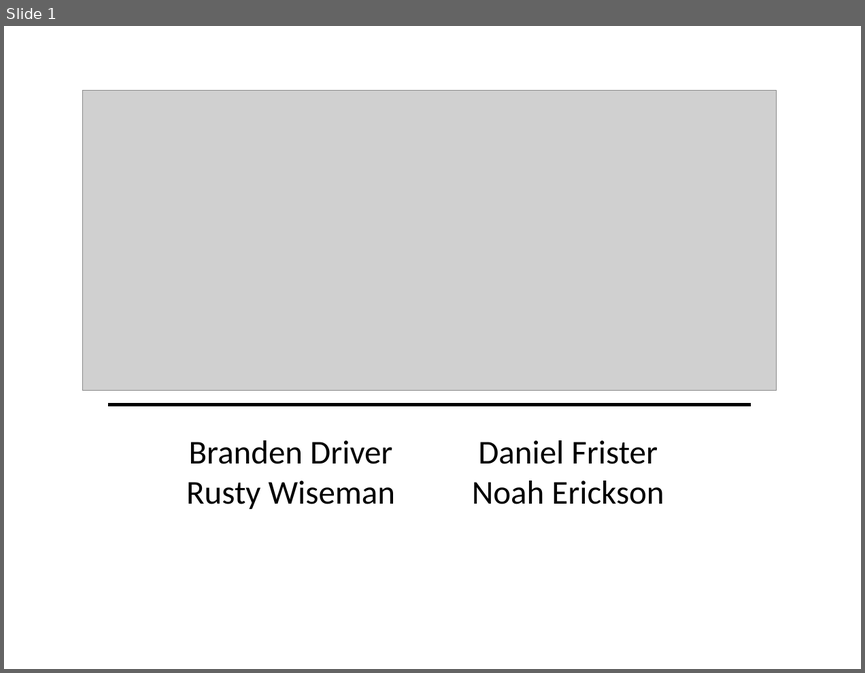
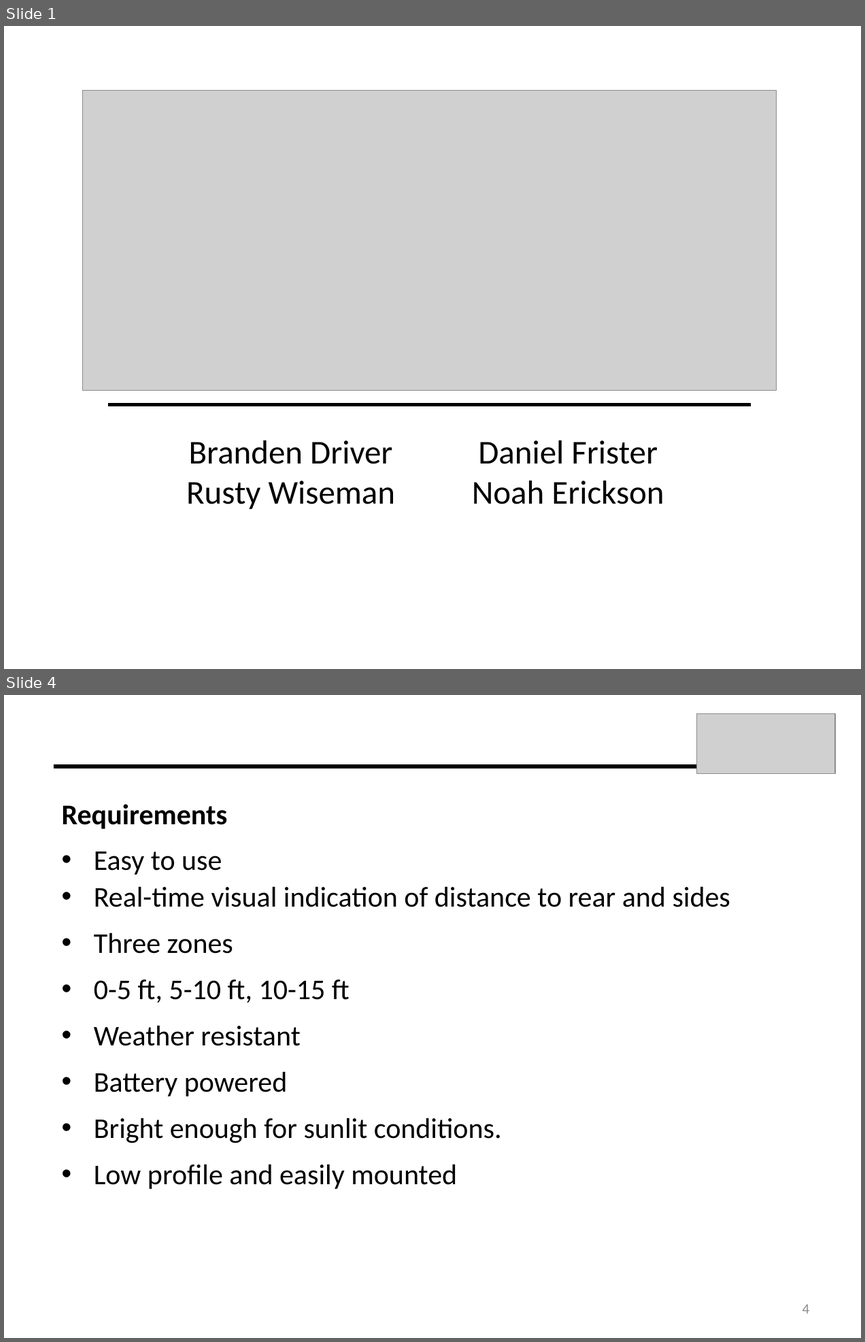
Before and after one commit to dfrister/Practicum2014, a slide deck: Presentation/T04_Presentation.pptx. Shown one above the other, each under a label of ours: slide 1 before the commit, slides 1 and 4 after it; the slides between them are not shown. The pictures are 865x673 and 865x1342 pixels, drawn with LibreOffice and Linux fonts; fonts in the diff are those of the drawing; grey boxes stand for pictures. Boxes give left, top, right and bottom in pixels: in the first picture for what was removed or moved away, otherwise in the second. Text is boxed around its words. In the diff, an @@ line names an element or a change of style, - is before the commit and + after.

```diff
--- a/Presentation/T04_Presentation.pptx
+++ b/Presentation/T04_Presentation.pptx
@@ slide 4 added at (4,695,861,1338), background #FFFFFF @@
@@ picture added at (696,714,835,774) @@
@@ line added from (696, 766) to (54, 766), #000000 3 pt @@
@@ text added at (62,804,730,1189), 24 pt, text #000000 @@
+Requirements
+• Easy to use
+• Real-time visual indication of distance to rear and sides
+• Three zones
+• 0-5 ft, 5-10 ft, 10-15 ft
+• Weather resistant
+• Battery powered
+• Bright enough for sunlit conditions.
+• Low profile and easily mounted
@@ page number added at (802,1304,810,1313), 12 pt, text #8C8C8C @@
+4
```
Also in this commit, not shown: 11 other slides added, 3 slides removed, 3 other files.
